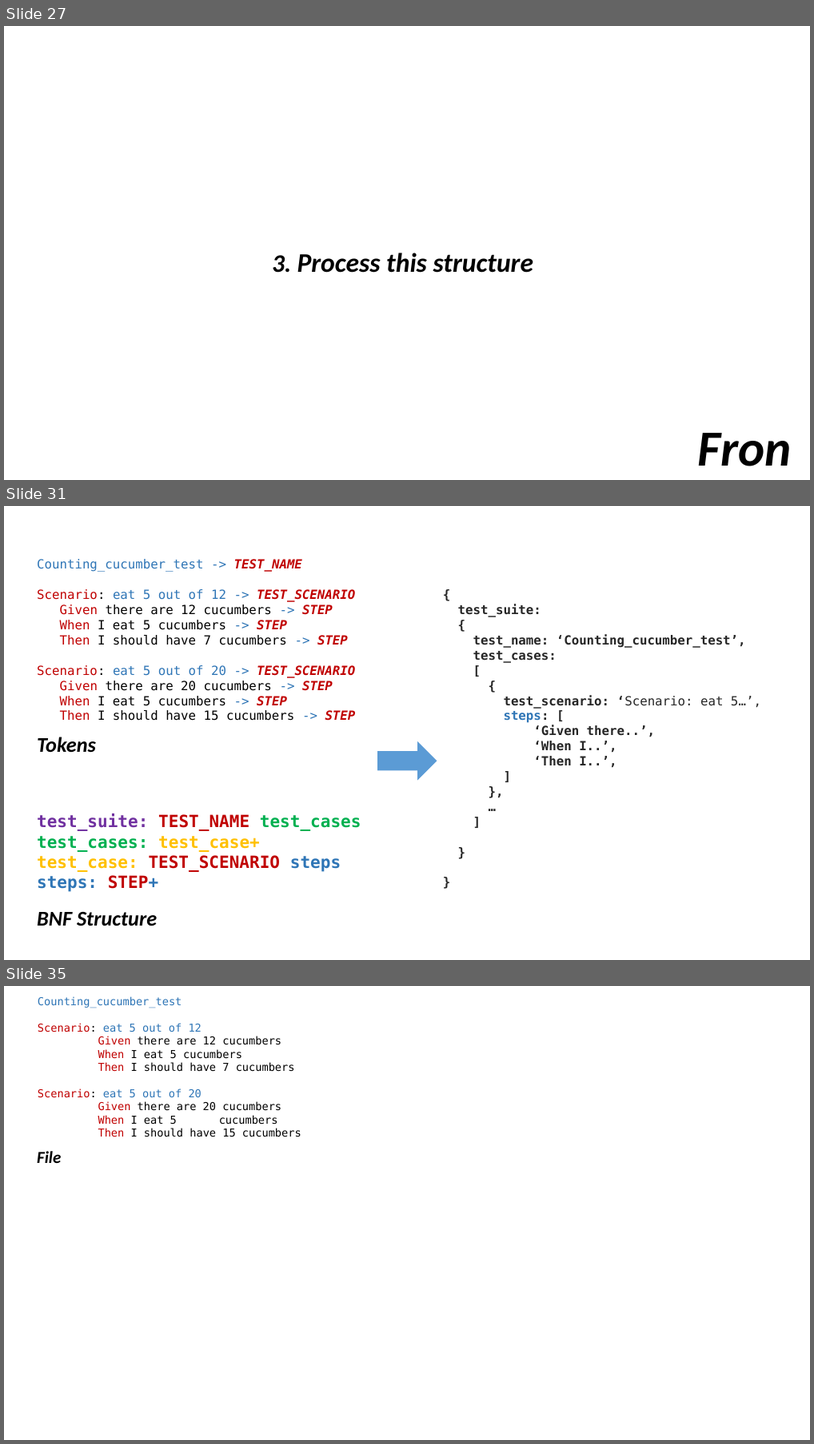
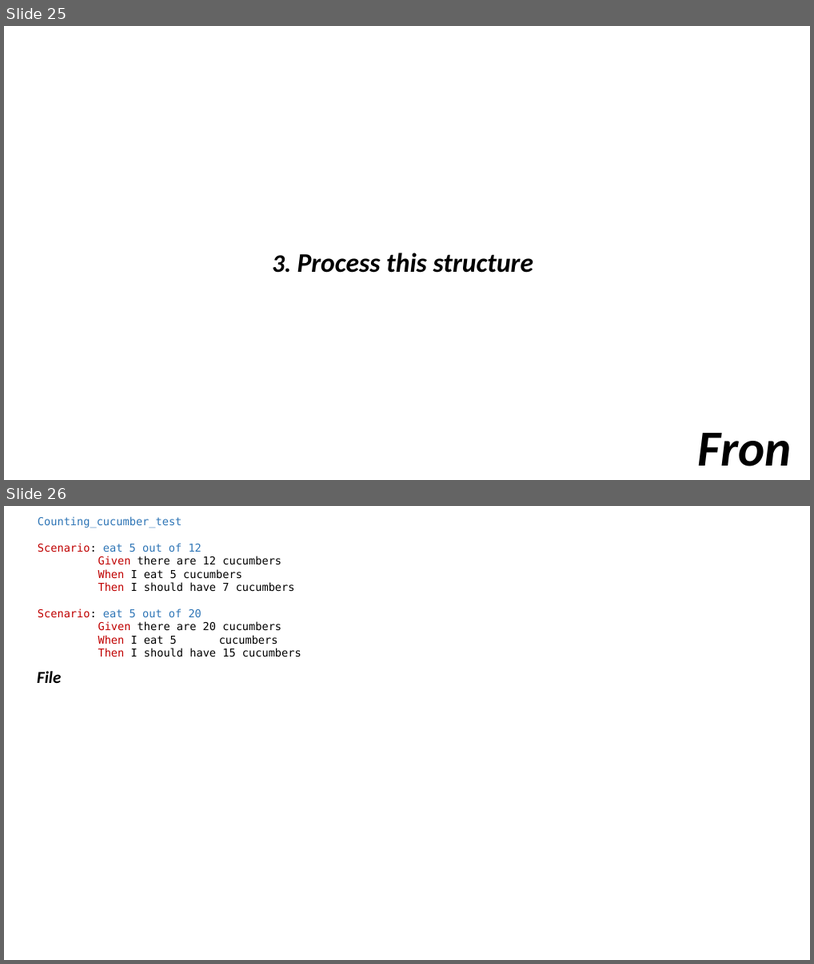
Before and after one commit to FronTexas/Summer2016, a slide deck: matrix_presentation .pptx. Shown one above the other, each under a label of ours: slides 27, 31 and 35 before the commit, slides 25 and 26 after it; the slides between them are not shown. The pictures are 814x1444 and 814x964 pixels, drawn with LibreOffice and Linux fonts; fonts in the diff are those of the drawing. Boxes give left, top, right and bottom in pixels: in the first picture for what was removed or moved away, otherwise in the second. Text is boxed around its words. In the diff, an @@ line names an element or a change of style, - is before the commit and + after.

```diff
--- a/matrix_presentation .pptx
+++ b/matrix_presentation .pptx
@@ slide 31 removed at [4, 506, 810, 960], background #FFFFFF @@
@@ text removed at [37, 559, 356, 720] @@
-Counting_cucumber_test -> TEST_NAME
-Scenario: eat 5 out of 12 -> TEST_SCENARIO
-Given there are 12 cucumbers -> STEP
-When I eat 5 cucumbers -> STEP
-Then I should have 7 cucumbers -> STEP
-Scenario: eat 5 out of 20 -> TEST_SCENARIO
-Given there are 20 cucumbers -> STEP
-When I eat 5 cucumbers -> STEP
-Then I should have 15 cucumbers -> STEP
@@ text removed at [458, 604, 762, 768] @@
-{
-test_suite:
-{
-test_name: ‘Counting_cucumber_test’,
-test_cases:
-[
-{
-test_scenario: ‘Scenario: eat 5…’,
-steps: [
-‘Given there..’,
-‘When I..’,
-‘Then I..’,
-]
-},
-…
-]
-}
-}
@@ text removed at [37, 736, 96, 752] @@
-Tokens
@@ right arrow removed at [378, 741, 437, 780] @@
@@ text removed at [37, 813, 362, 892] @@
-test_suite: TEST_NAME test_cases
-test_cases: test_case+
-test_case: TEST_SCENARIO steps
-steps: STEP+
@@ text removed at [37, 911, 157, 926] @@
-BNF Structure
@@ what was slide 27 is now slide 25 @@
@@ what was slide 35 is now slide 26 @@
```
Also in this commit, not shown: 5 slides added, 9 other slides removed, 2 other files.
